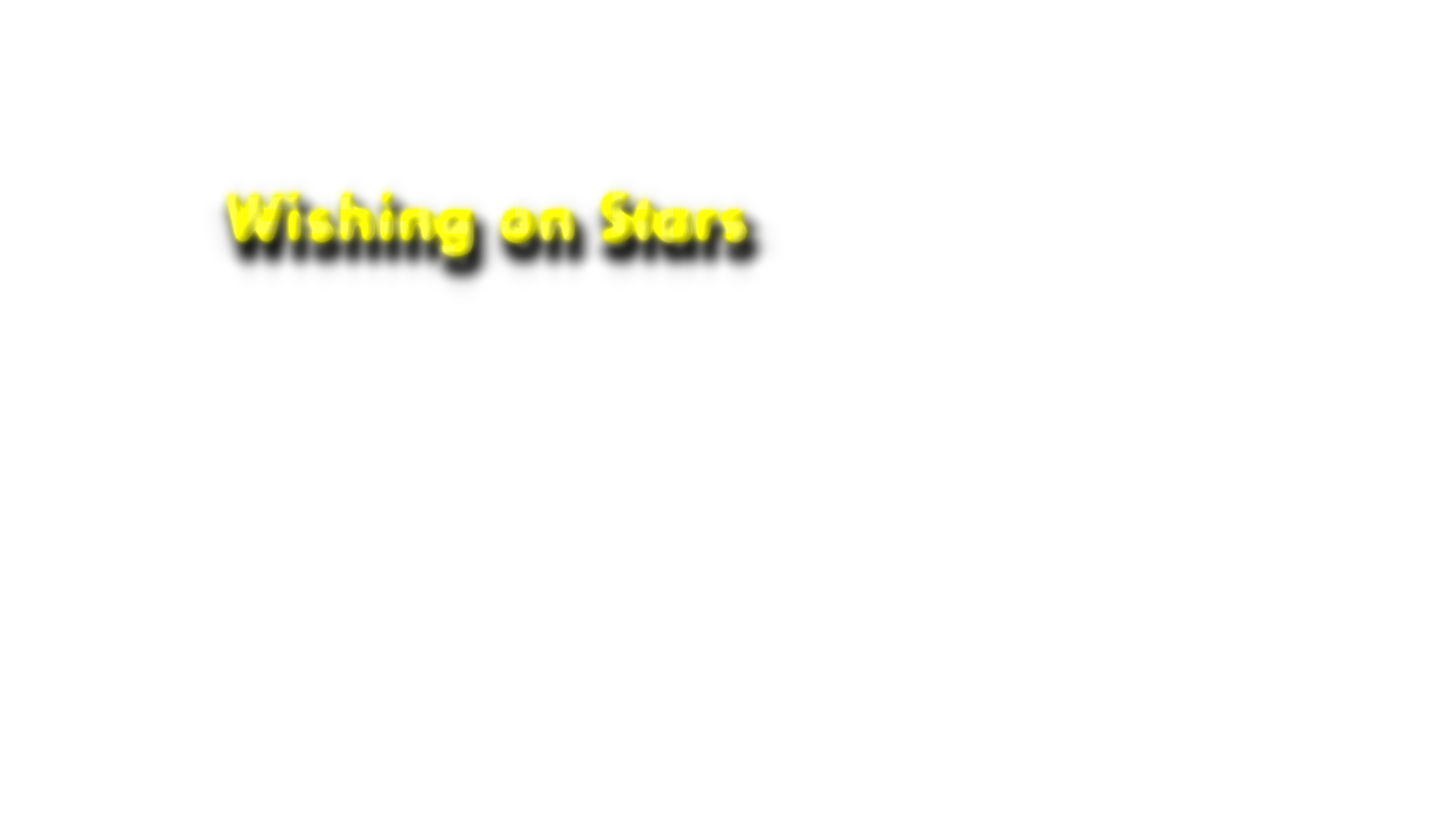
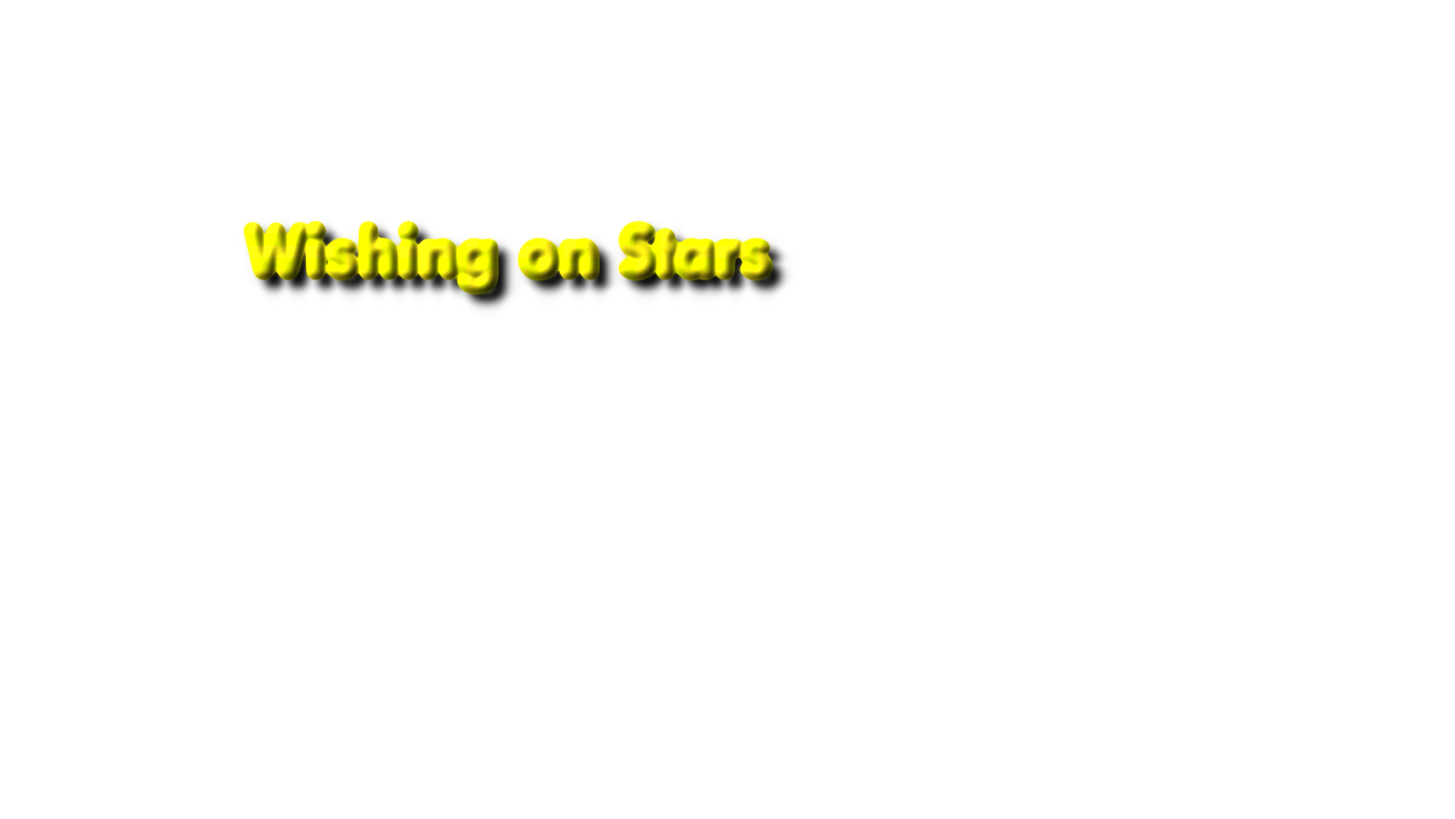
Layers edited between the first and the second 1455px x 819px image:
removed layer "Spyro Layer" over [214, 179, 761, 270]
showed "Layer", moved it above "Visible copy", painted on it, masked it over [206, 179, 796, 317]
painted on "Visible copy" over [206, 179, 796, 317]
showed "Wishing on Stars", painted on it over [225, 191, 769, 290]
